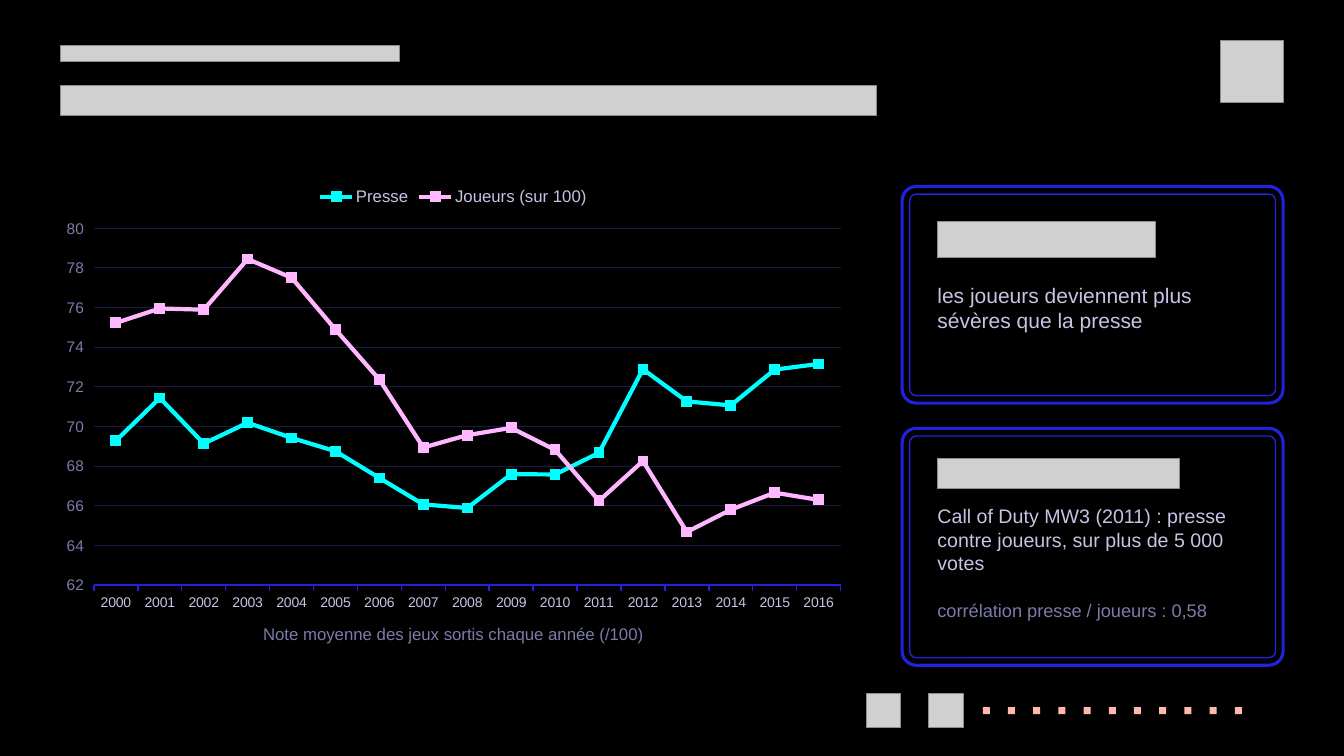
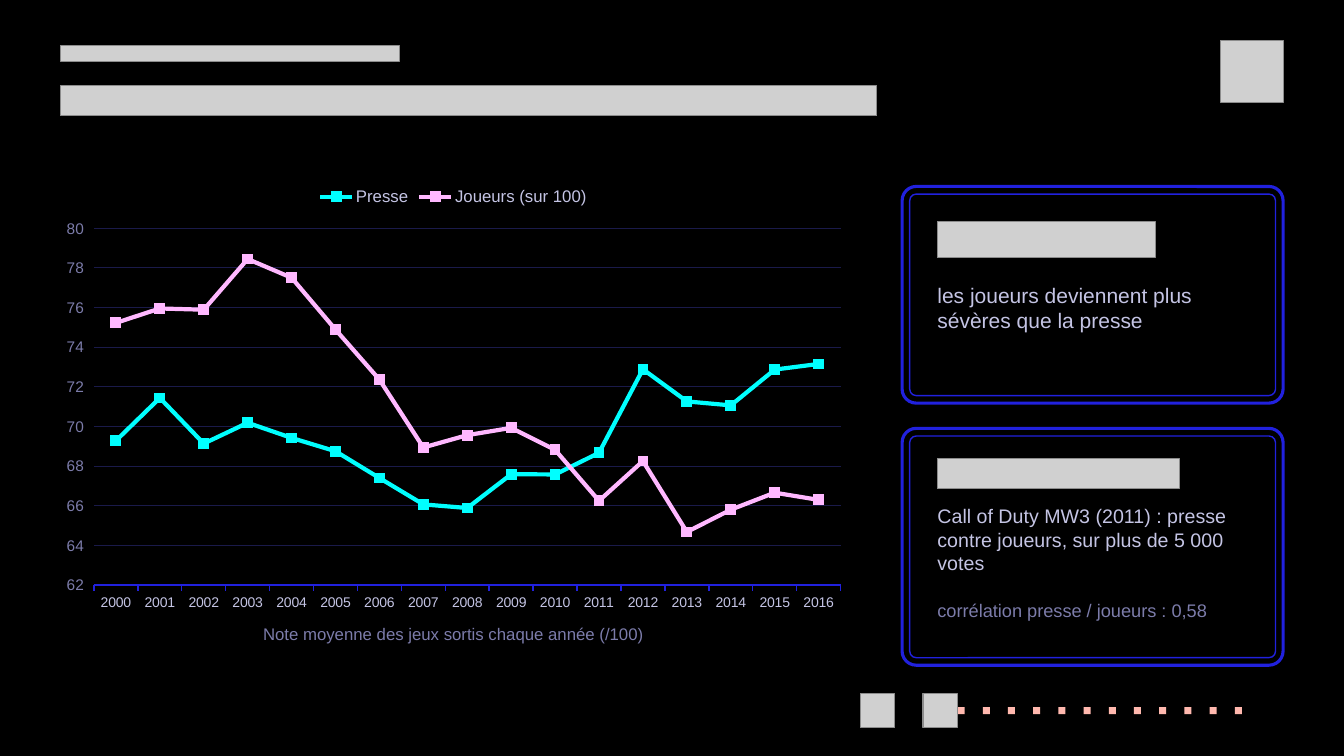
Before and after one commit to BOUADEIKHEIREDDINE/vgsales-data-wrangling, a slide deck: slide 29 of presentation/presentation_complete.pptx (slide 30 before the commit). Drawn at 1344x756 pixels with LibreOffice and Linux fonts; fonts in the diff are those of the drawing; grey boxes stand for pictures; background and template pictures are left out. Boxes give left, top, right and bottom in pixels: in the first picture for what was removed or moved away, otherwise in the second. Text is boxed around its words. In the diff, an @@ line names an element or a change of style, - is before the commit and + after.

```diff
--- a/presentation/presentation_complete.pptx
+++ b/presentation/presentation_complete.pptx
@@ picture: place and size @@
-picture at [866,694,900,728]
+picture at [861,694,895,728]
@@ picture: place and size @@
-picture at [929,694,963,728]
+picture at [924,694,958,728]
@@ rectangle added at [958,707,965,714], fill #FFB8AE @@
```
Also in this commit, not shown: 29 other slides changed, 1 slide removed, 13 other files.
